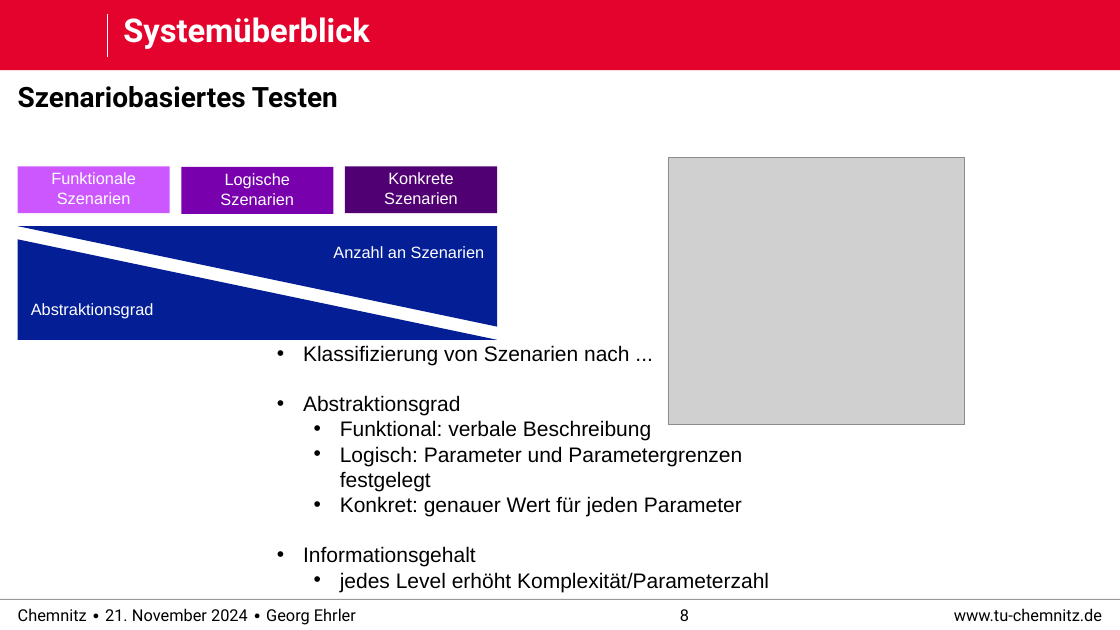
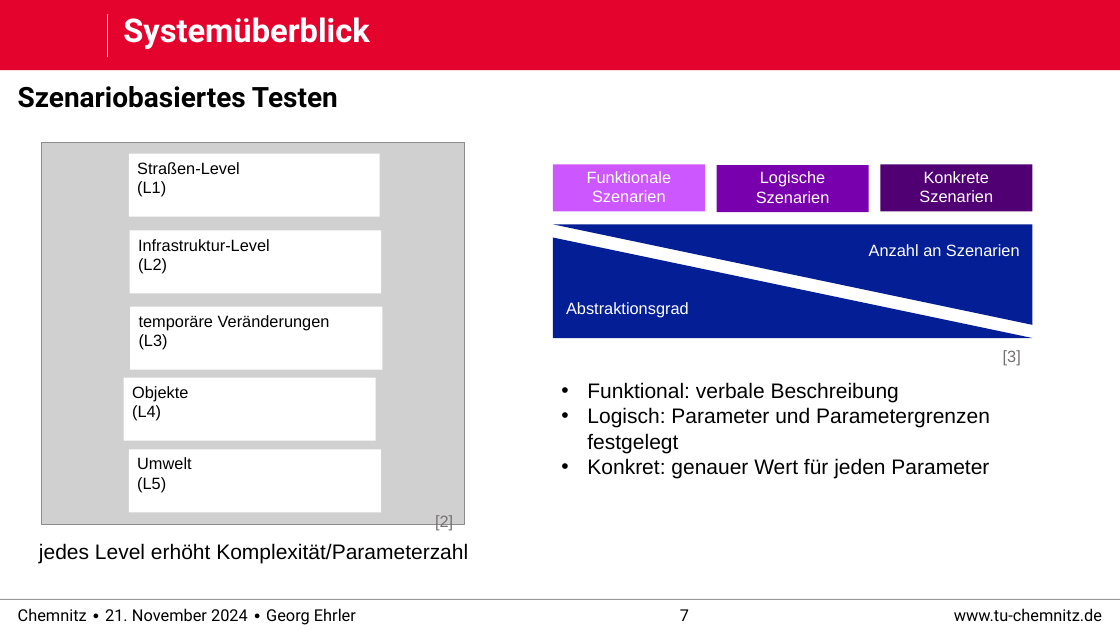
Before and after one commit to derEhrler/ACSDthesis_edited, a slide deck: slide 7 of defense/praktikum_defense.pptx (slide 8 before the commit). Drawn at 1120x630 pixels with LibreOffice and Linux fonts; fonts in the diff are those of the drawing; grey boxes stand for pictures; background and template pictures are left out. Boxes give left, top, right and bottom in pixels: in the first picture for what was removed or moved away, otherwise in the second. Text is boxed around its words. In the diff, an @@ line names an element or a change of style, - is before the commit and + after.

```diff
--- a/defense/praktikum_defense.pptx
+++ b/defense/praktikum_defense.pptx
@@ picture: place and size @@
-picture at [669, 157, 965, 425]
+picture at [42, 143, 465, 524]
@@ 3 rectangles, 2 triangles: place and size @@
-3 rectangles, 2 triangles at [18, 166, 497, 340]
+3 rectangles, 2 triangles at [553, 165, 1033, 339]
@@ text "Anzahl an Szenarien": place and size @@
-text "Anzahl an Szenarien" at [333, 246, 485, 258]
+text "Anzahl an Szenarien" at [869, 244, 1020, 256]
@@ group added at [124, 154, 382, 513]: 5 rectangles @@
+Straßen-Level
+(L1)
+Objekte
+(L4)
+Umwelt
+(L5)
+Infrastruktur-Level
+(L2)
+temporäre Veränderungen
+(L3)
@@ text at [303, 345, 630, 416]: paragraphs removed @@
-• Klassifizierung von Szenarien nach ...
-• Abstraktionsgrad
@@ text added at [1003, 350, 1021, 365], 14 pt, text #767171 @@
+[3]
@@ text "Funktional: verbale Beschreibung": place and size @@
-text "Funktional: verbale Beschreibung" at [303, 345, 769, 592]
+text "Funktional: verbale Beschreibung" at [587, 382, 990, 478]
@@ text "Funktional: verbale Beschreibung" at [587, 382, 990, 478]: list level 2 to 1 in "Funktional: verbale Beschreibung"; list level 2 to 1 in "Logisch: Parameter und Parametergrenzen festgelegt"; list level 2 to 1 in "Konkret: genauer Wert für jeden ..." @@
@@ text added at [435, 515, 453, 530], 14 pt, text #767171 @@
+[2]
@@ text added at [39, 543, 468, 564], 18 pt, text #000000 @@
+jedes Level erhöht Komplexität/Parameterzahl
@@ text at [303, 546, 769, 592]: paragraphs removed @@
-• Informationsgehalt
-  • jedes Level erhöht Komplexität/Parameterzahl
@@ page number at [680, 609, 689, 621]: text changed @@
-8
+7
```
Also in this commit, not shown: 12 other slides changed, 5 slides added, 5 slides removed, 7 other files.
